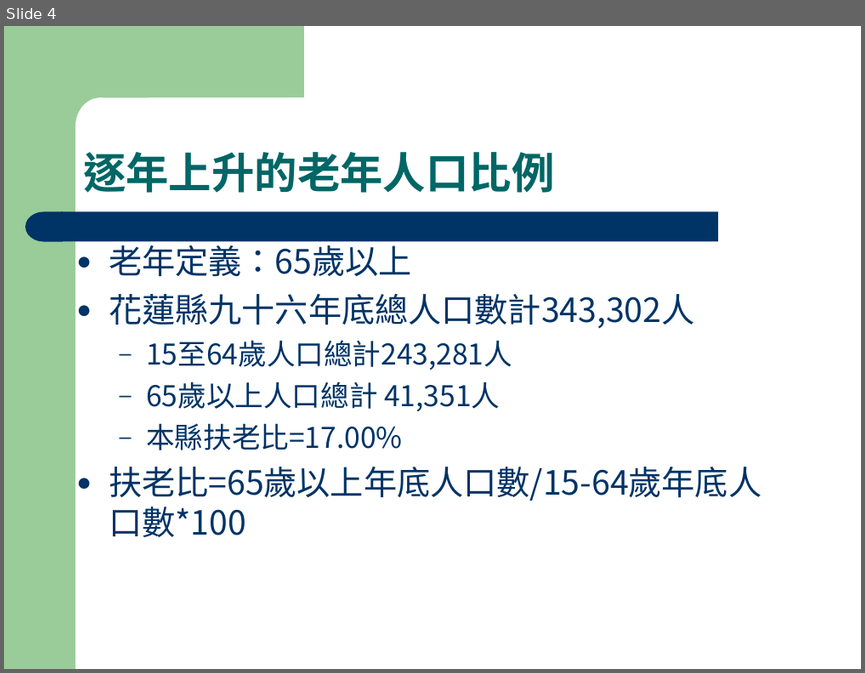
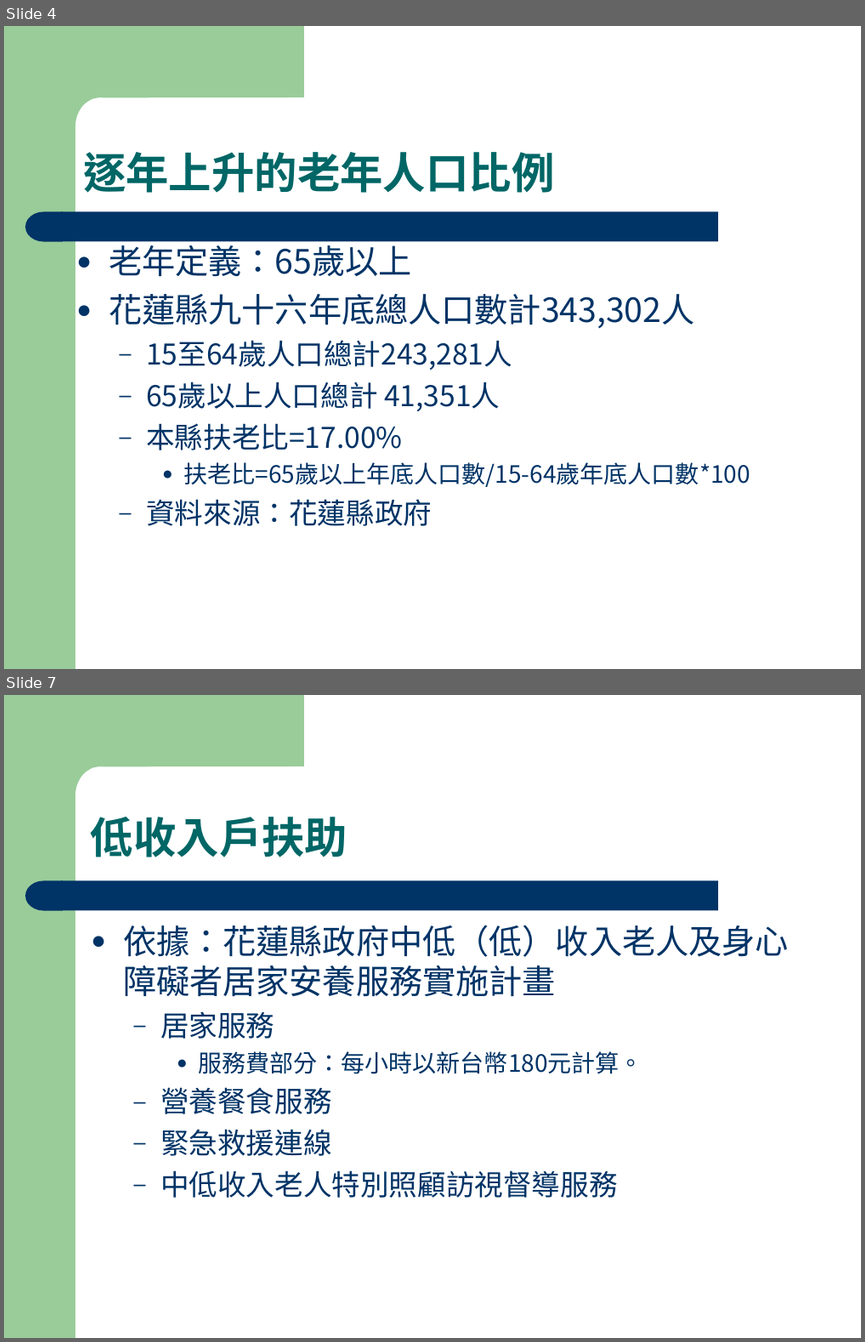
Before and after one commit to fhopecc/fhopecc, a slide deck: public/tutor/home_care.ppt. Shown one above the other, each under a label of ours: slide 4 before the commit, slides 4 and 7 after it; the slides between them are not shown. The pictures are 865x673 and 865x1342 pixels, drawn with LibreOffice and Linux fonts; fonts in the diff are those of the drawing. Boxes give left, top, right and bottom in pixels: in the first picture for what was removed or moved away, otherwise in the second. Text is boxed around its words. In the diff, an @@ line names an element or a change of style, - is before the commit and + after.

```diff
--- a/public/tutor/home_care.ppt
+++ b/public/tutor/home_care.ppt
@@ slide 7 added at (x1=4, y1=695, x2=861, y2=1338), background #FFFFFF; not listed: 4 template elements that a slide beside it also shows @@
@@ text added at (x1=91, y1=817, x2=347, y2=857), 36 pt, text #006666, bold @@
+低收入戶扶助
@@ text added at (x1=123, y1=925, x2=789, y2=1197), 28 pt, text #003366 @@
+● 依據：花蓮縣政府中低（低）收入老人及身心障礙者居家安養服務實施計畫
+  – 居家服務
+    ● 服務費部分：每小時以新台幣180元計算。
+  – 營養餐食服務
+  – 緊急救援連線
+  – 中低收入老人特別照顧訪視督導服務
@@ slide 4 changed as well @@
@@ text at (x1=183, y1=462, x2=749, y2=487): size 28 to 20 pt in "扶老比=65歲以上年底人口數/15-64歲年底人口數*100"; list level 1 to 3 in "扶老比=65歲以上年底人口數/15-64歲年底人口數*100" @@
@@ text at (x1=146, y1=499, x2=432, y2=526): paragraph added @@
+  – 資料來源：花蓮縣政府
```
Also in this commit, not shown: 29 other slides changed, 4 other slides added, 2 slides removed, 3 other files.
